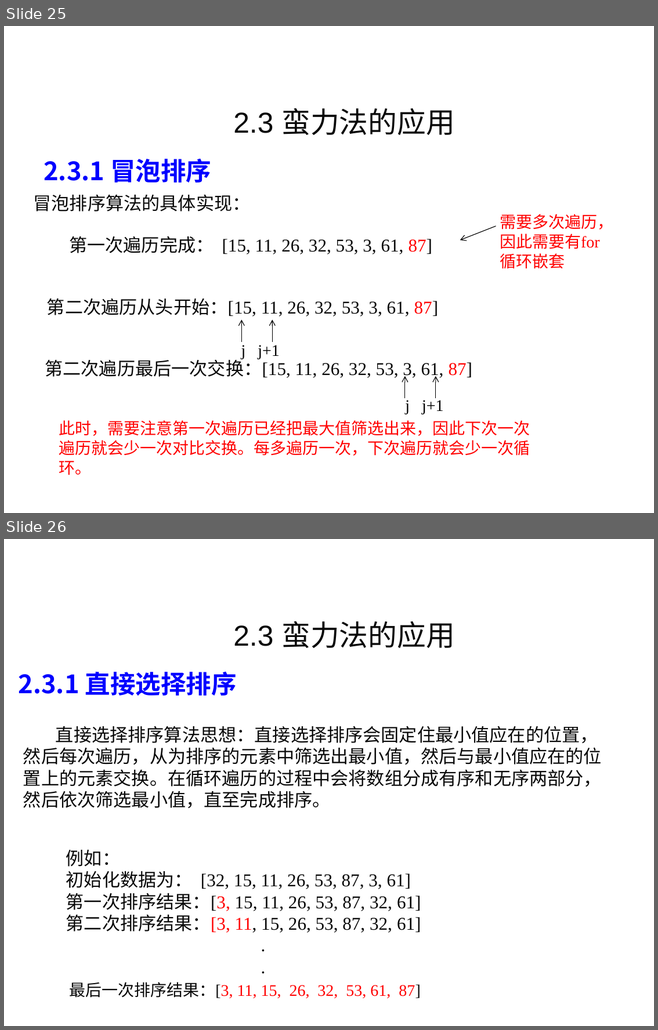
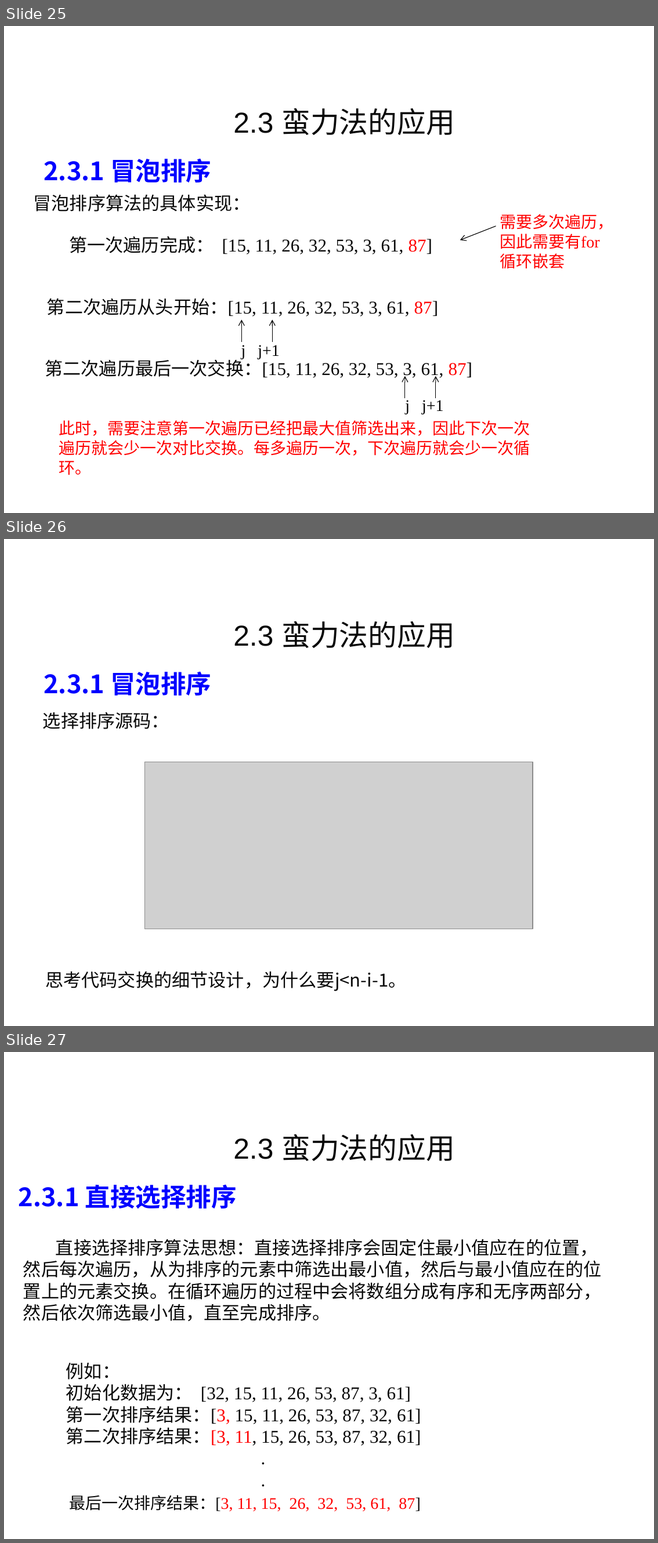
Before and after one commit to liutongling/DP, a slide deck: file/第2章 蛮力法.pptx. Shown one above the other, each under a label of ours: slides 25 and 26 before the commit, slides 25, 26 and 27 after it. The pictures are 658x1030 and 658x1543 pixels, drawn with LibreOffice and Linux fonts; fonts in the diff are those of the drawing; grey boxes stand for pictures; background and template pictures are left out. Boxes give left, top, right and bottom in pixels: in the first picture for what was removed or moved away, otherwise in the second. Text is boxed around its words. In the diff, an @@ line names an element or a change of style, - is before the commit and + after.

Commit message:
第二章内容完成代码补充！

```diff
--- a/file/第2章 蛮力法.pptx
+++ b/file/第2章 蛮力法.pptx
@@ slide 26 added at (x1=4, y1=539, x2=654, y2=1026), background #FFFFFF @@
@@ text added at (x1=233, y1=621, x2=455, y2=648), 32 pt, text #080808 @@
+2.3 蛮力法的应用
@@ text added at (x1=43, y1=671, x2=211, y2=696), 28 pt, text #0000FF, bold @@
+2.3.1 冒泡排序
@@ text added at (x1=43, y1=712, x2=169, y2=729), 20 pt, text #080808 @@
+选择排序源码：
@@ picture added at (x1=145, y1=762, x2=533, y2=929) @@
@@ text added at (x1=45, y1=971, x2=406, y2=991), 20 pt, text #080808 @@
+思考代码交换的细节设计，为什么要j<n-i-1。
@@ what was slide 26 is now slide 27 @@
```
Also in this commit, not shown: 1 slide changed, 2 other slides added.
